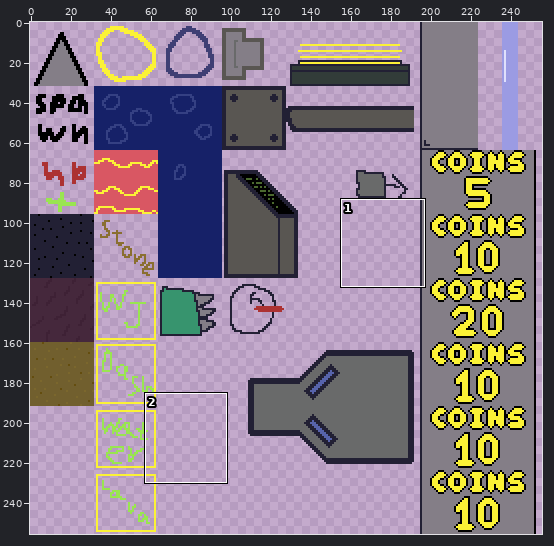
Two states of a sprite sheet, web/public/assets/images/main_tiles.png. Above: a wide view before the commit, with the close-up outlined.
Close-up. Old version:
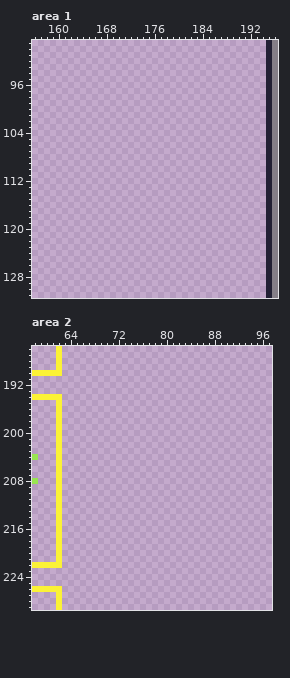
The file is 256x256 pixels. Shown: area 1: x 156..196, y 89..131; area 2: x 58..97, y 186..229.
Now the later version:
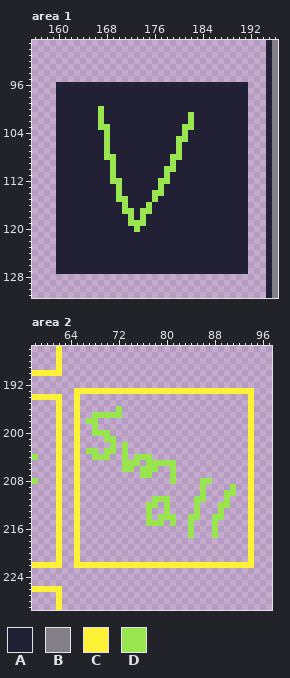
Palette (. is transparent): A #222034  B #847e87  C #fbf236  D #99e550
Changes in this commit:
--- area 1
@@ x 156..196 @@
  95 .......................................AB
- 96 .......................................AB
- 97 .......................................AB
- 98 .......................................AB
- 99 .......................................AB
-100 .......................................AB
-101 .......................................AB
-102 .......................................AB
-103 .......................................AB
-104 .......................................AB
-105 .......................................AB
-106 .......................................AB
-107 .......................................AB
-108 .......................................AB
-109 .......................................AB
-110 .......................................AB
-111 .......................................AB
-112 .......................................AB
-113 .......................................AB
-114 .......................................AB
-115 .......................................AB
-116 .......................................AB
-117 .......................................AB
-118 .......................................AB
-119 .......................................AB
-120 .......................................AB
-121 .......................................AB
-122 .......................................AB
-123 .......................................AB
-124 .......................................AB
-125 .......................................AB
-126 .......................................AB
-127 .......................................AB
+ 96 ....AAAAAAAAAAAAAAAAAAAAAAAAAAAAAAAA...AB
+ 97 ....AAAAAAAAAAAAAAAAAAAAAAAAAAAAAAAA...AB
+ 98 ....AAAAAAAAAAAAAAAAAAAAAAAAAAAAAAAA...AB
+ 99 ....AAAAAAAAAAAAAAAAAAAAAAAAAAAAAAAA...AB
+100 ....AAAAAAADAAAAAAAAAAAAAAAAAAAAAAAA...AB
+101 ....AAAAAAADAAAAAAAAAAAAAADAAAAAAAAA...AB
+102 ....AAAAAAADAAAAAAAAAAAAAADAAAAAAAAA...AB
+103 ....AAAAAAADDAAAAAAAAAAAADDAAAAAAAAA...AB
+104 ....AAAAAAAADAAAAAAAAAAAADAAAAAAAAAA...AB
+105 ....AAAAAAAADAAAAAAAAAAADDAAAAAAAAAA...AB
+106 ....AAAAAAAADAAAAAAAAAAADAAAAAAAAAAA...AB
+107 ....AAAAAAAADAAAAAAAAAAADAAAAAAAAAAA...AB
+108 ....AAAAAAAADDAAAAAAAAADDAAAAAAAAAAA...AB
+109 ....AAAAAAAAADAAAAAAAAADAAAAAAAAAAAA...AB
+110 ....AAAAAAAAADAAAAAAAADDAAAAAAAAAAAA...AB
+111 ....AAAAAAAAADAAAAAAAADAAAAAAAAAAAAA...AB
+112 ....AAAAAAAAADDAAAAAADDAAAAAAAAAAAAA...AB
+113 ....AAAAAAAAAADAAAAAADAAAAAAAAAAAAAA...AB
+114 ....AAAAAAAAAADAAAAADDAAAAAAAAAAAAAA...AB
+115 ....AAAAAAAAAADDAAAADAAAAAAAAAAAAAAA...AB
+116 ....AAAAAAAAAAADAAADAAAAAAAAAAAAAAAA...AB
+117 ....AAAAAAAAAAADDADDAAAAAAAAAAAAAAAA...AB
+118 ....AAAAAAAAAAAADADAAAAAAAAAAAAAAAAA...AB
+119 ....AAAAAAAAAAAADDDAAAAAAAAAAAAAAAAA...AB
+120 ....AAAAAAAAAAAAADAAAAAAAAAAAAAAAAAA...AB
+121 ....AAAAAAAAAAAAAAAAAAAAAAAAAAAAAAAA...AB
+122 ....AAAAAAAAAAAAAAAAAAAAAAAAAAAAAAAA...AB
+123 ....AAAAAAAAAAAAAAAAAAAAAAAAAAAAAAAA...AB
+124 ....AAAAAAAAAAAAAAAAAAAAAAAAAAAAAAAA...AB
+125 ....AAAAAAAAAAAAAAAAAAAAAAAAAAAAAAAA...AB
+126 ....AAAAAAAAAAAAAAAAAAAAAAAAAAAAAAAA...AB
+127 ....AAAAAAAAAAAAAAAAAAAAAAAAAAAAAAAA...AB
 128 .......................................AB
--- area 2
@@ x 58..97 @@
 192 ........................................
-193 ........................................
-194 CCCCC...................................
-195 ....C...................................
-196 ....C...................................
-197 ....C...................................
-198 ....C...................................
-199 ....C...................................
-200 ....C...................................
-201 ....C...................................
-202 ....C...................................
-203 ....C...................................
-204 D...C...................................
-205 ....C...................................
-206 ....C...................................
-207 ....C...................................
-208 D...C...................................
-209 ....C...................................
-210 ....C...................................
-211 ....C...................................
-212 ....C...................................
-213 ....C...................................
-214 ....C...................................
-215 ....C...................................
-216 ....C...................................
-217 ....C...................................
-218 ....C...................................
-219 ....C...................................
-220 ....C...................................
-221 ....C...................................
-222 CCCCC...................................
+193 .......CCCCCCCCCCCCCCCCCCCCCCCCCCCCCC...
+194 CCCCC..C............................C...
+195 ....C..C............................C...
+196 ....C..C......D.....................C...
+197 ....C..C..DDDDD.....................C...
+198 ....C..C.DD.........................C...
+199 ....C..C..D.........................C...
+200 ....C..C..DDD.......................C...
+201 ....C..C....DD......................C...
+202 ....C..C.....D.D....................C...
+203 ....C..C.DD.DD.D....................C...
+204 D...C..C..DDD..D.DDD................C...
+205 ....C..C.......DDD.DDDDD............C...
+206 ....C..C.......DD.DDD..D............C...
+207 ....C..C..........DD...D............C...
+208 D...C..C...............D....DD......C...
+209 ....C..C....................D....D..C...
+210 ....C..C....................D...DD..C...
+211 ....C..C............DDD....DD...D...C...
+212 ....C..C...........DD.D....D...DD...C...
+213 ....C..C...........D..D....D...D....C...
+214 ....C..C...........D.DDD..DD..DD....C...
+215 ....C..C...........DDD.D..D...D.....C...
+216 ....C..C..................D...D.....C...
+217 ....C..C..................D...D.....C...
+218 ....C..C............................C...
+219 ....C..C............................C...
+220 ....C..C............................C...
+221 ....C..C............................C...
+222 CCCCC..CCCCCCCCCCCCCCCCCCCCCCCCCCCCCC...
 223 ........................................
